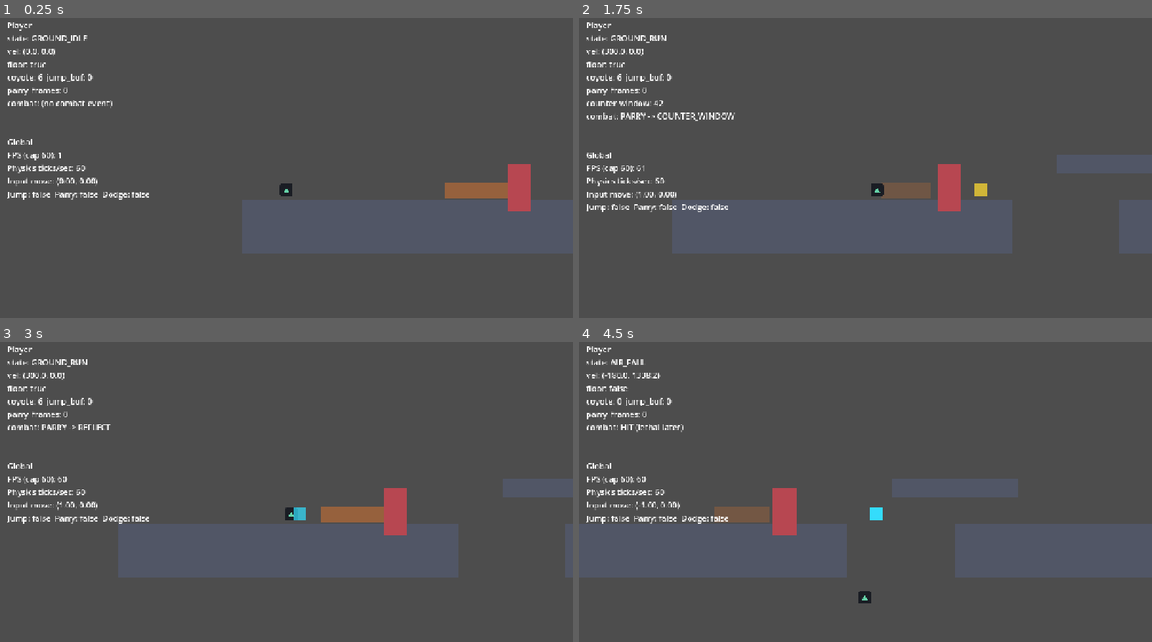
Above: before the commit, frames 1-4 (two rows, left to right).
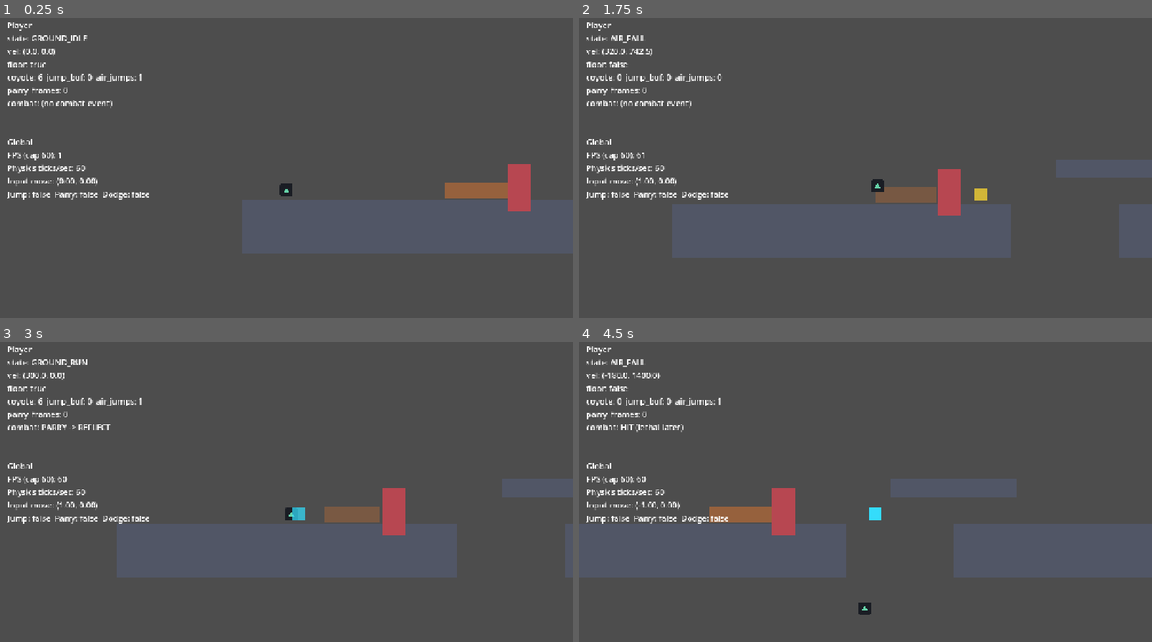
Above: after the commit, the same moments.

Repository: omarelsahy/FTWSA
Game: Godot game, scene res://scenes/levels/vertical_slice.tscn
Two runs of this game, one before a commit and one after it. Both use one fixed random seed, a clock stepped at 60 frames per second and the inputs below.
Inputs:
- Up to frame 1 (0.25 s): no input
- Up to frame 2 (1.75 s): hold E (parry) 0.53-1.28 s; hold D (move_right) from 0.53 s (still down); tap Space (jump) at 0.77, 0.8, 1.07, 1.35, 1.52 s; tap E (parry) at 1.55 s
- Up to frame 3 (3 s): tap Space (jump) at 1.82, 2.3 s; release D (move_right) at 2.03 s; hold A (move_left) 2.03-2.78 s; hold Shift (dodge) 2.03-2.78 s; hold D (move_right) from 2.78 s (still down); tap E (parry) at 2.85 s
- Up to frame 4 (4.5 s): tap Space (jump) at 3.02, 3.32 s; hold Space (jump) 3.53-4.28 s; tap Z at 3.6 s; release D (move_right) at 4.28 s; hold A (move_left) from 4.28 s (still down); tap E (parry) at 4.35 s

The runs differ from the first frame. In frame 1, less than 0.1% of the frame differs, in the area x 16-25%, y 18-22%; in frame 2, 4.7%, in the area x 1-100%, y 5-80%; in frame 3, 0.8%; in frame 4, 1.0%.

Commit message:
Add double jump; sync project and script UIDs
Made-with: Cursor

Diff:
--- a/project.godot
+++ b/project.godot
@@ -35,11 +35,6 @@
 2d_physics/layer_3="enemy_attack"
 2d_physics/layer_4="player_parry"
 
-[physics]
-
-2d/default_gravity=980.0
-common/physics_ticks_per_second=60
-
 [rendering]
 
 textures/canvas_textures/default_texture_filter=0
--- a/scripts/player/movement_config.gd
+++ b/scripts/player/movement_config.gd
@@ -16,6 +16,10 @@
 
 @export_group("Jump / Gravity")
 @export var jump_velocity: float = 900.0
+## Extra jumps while airborne (1 = double jump). Refreshes on landing.
+@export var max_air_jumps: int = 1
+## Impulse for air jumps; ground/coyote jump still uses `jump_velocity`.
+@export var air_jump_velocity: float = 900.0
 @export var gravity: float = 3700.0
 @export var fall_gravity_mult: float = 1.38
 @export var max_fall_speed: float = 1400.0
--- a/scripts/player/player.gd
+++ b/scripts/player/player.gd
@@ -1,6 +1,6 @@
 class_name Player
 extends CharacterBody2D
-## Platform-fighter–style horizontal control with coyote time + jump buffer + parry window.
+## Platform-fighter–style horizontal control with coyote time + jump buffer + air jumps + parry window.
 
 const HitSourceScript := preload("res://scripts/combat/hit_source.gd")
 ## Must match `HitSource.ParryOutcome` declaration order.
@@ -21,6 +21,7 @@
 
 var _coyote_frames_left: int = 0
 var _jump_buffer_frames_left: int = 0
+var _air_jumps_left: int = 0
 var _state: MoveState = MoveState.GROUND_IDLE
 
 var _parry_frames_left: int = 0
@@ -58,12 +59,16 @@
 	cam.limit_top = camera_limit_top
 	cam.limit_bottom = camera_limit_bottom
 
+	if not is_on_floor():
+		_air_jumps_left = config.max_air_jumps
+
 
 func _physics_process(delta: float) -> void:
 	var on_floor := is_on_floor()
 
 	if on_floor:
 		_coyote_frames_left = config.coyote_frames
+		_air_jumps_left = config.max_air_jumps
 	else:
 		_coyote_frames_left = maxi(0, _coyote_frames_left - 1)
 
@@ -84,6 +89,11 @@
 
 	if _jump_buffer_frames_left > 0 and (on_floor or _coyote_frames_left > 0):
 		velocity.y = -config.jump_velocity
+		_jump_buffer_frames_left = 0
+		_coyote_frames_left = 0
+	elif _jump_buffer_frames_left > 0 and _air_jumps_left > 0:
+		velocity.y = -config.air_jump_velocity
+		_air_jumps_left -= 1
 		_jump_buffer_frames_left = 0
 		_coyote_frames_left = 0
 
@@ -196,7 +206,7 @@
 		+ "state: %s\n" % state_name
 		+ "vel: (%.1f, %.1f)\n" % [velocity.x, velocity.y]
 		+ "floor: %s\n" % str(is_on_floor())
-		+ "coyote: %d  jump_buf: %d\n" % [_coyote_frames_left, _jump_buffer_frames_left]
+		+ "coyote: %d  jump_buf: %d  air_jumps: %d\n" % [_coyote_frames_left, _jump_buffer_frames_left, _air_jumps_left]
 		+ "parry_frames: %d\n" % _parry_hud_snapshot
 		+ counter_line
 		+ "combat: %s\n" % combat
Not shown, added: autoload/greybox_audio.gd.uid
Not shown, added: scripts/props/greybox_platform.gd.uid
